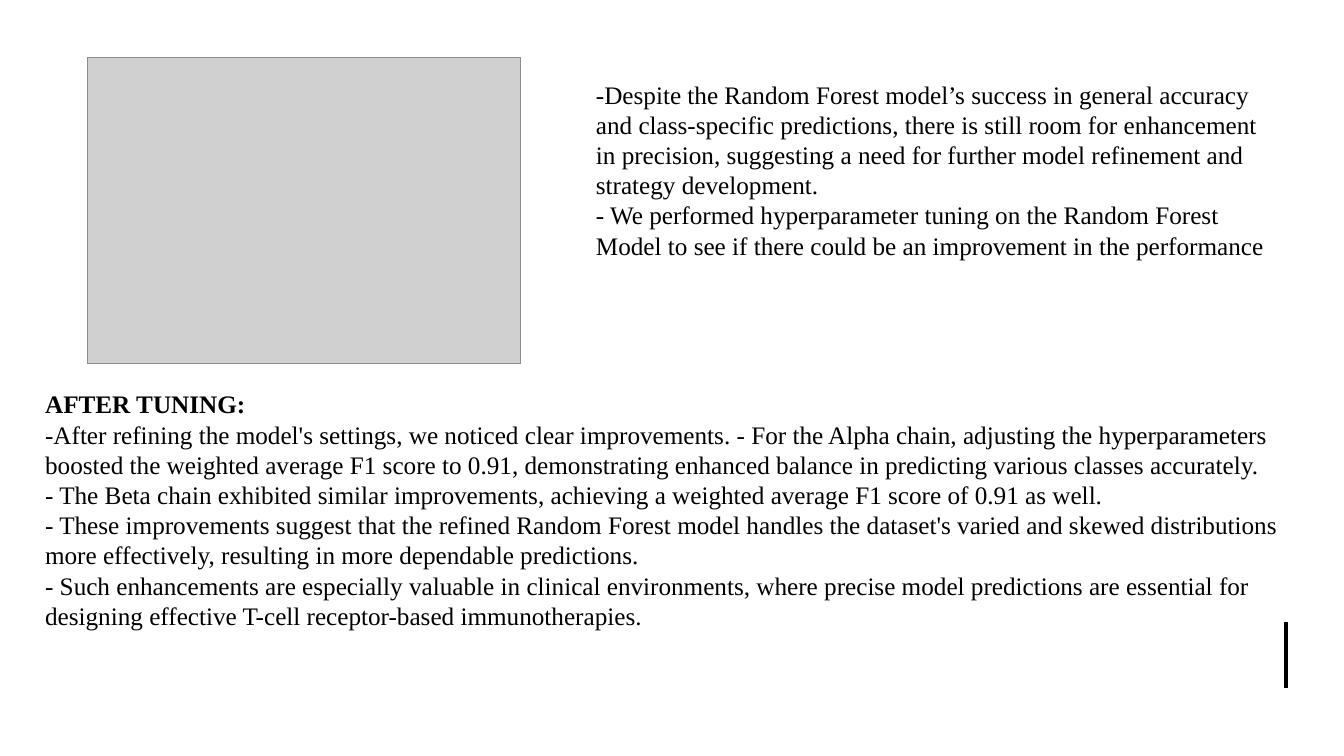
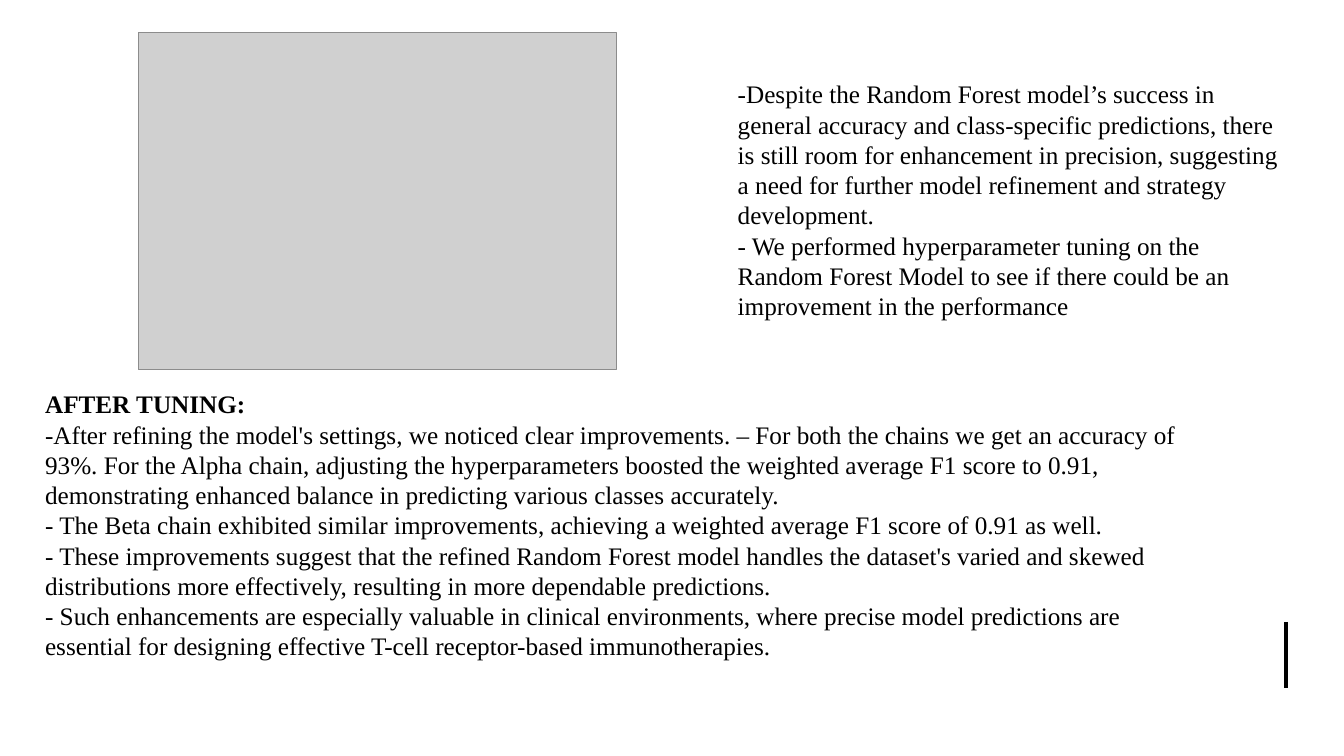
Before and after one commit to UoB-DSMP-2023-24/dsmp-2024-group4, a slide deck: slide 15 of summative presentation/Summative Oral Presentation-Group 4-5.pptx (slide 13 before the commit). Drawn at 1344x756 pixels with LibreOffice and Linux fonts; fonts in the diff are those of the drawing; grey boxes stand for pictures. Boxes give left, top, right and bottom in pixels: in the first picture for what was removed or moved away, otherwise in the second. Text is boxed around its words. In the diff, an @@ line names an element or a change of style, - is before the commit and + after.

```diff
--- a/summative presentation/Summative Oral Presentation-Group 4-5.pptx
+++ b/summative presentation/Summative Oral Presentation-Group 4-5.pptx
@@ picture: place and size @@
-picture at bbox=[87, 57, 521, 364]
+picture at bbox=[138, 32, 616, 370]
@@ text "-Despite the Random Forest model’s ..." rewrapped from bbox=[596, 86, 1263, 261] to bbox=[738, 85, 1278, 321] @@
@@ text at bbox=[45, 426, 1175, 510]: text changed @@
--After refining the model's settings, we noticed clear improvements. - For the Alpha chain, adjusting the hyperparameters boosted the weighted average F1 score to 0.91, demonstrating enhanced balance in predicting various classes accurately.
+-After refining the model's settings, we noticed clear improvements. – For both the chains we get an accuracy of 93%. For the Alpha chain, adjusting the hyperparameters boosted the weighted average F1 score to 0.91, demonstrating enhanced balance in predicting various classes accurately.
```
Also in this commit, not shown: 2 other slides changed, 2 slides added.
